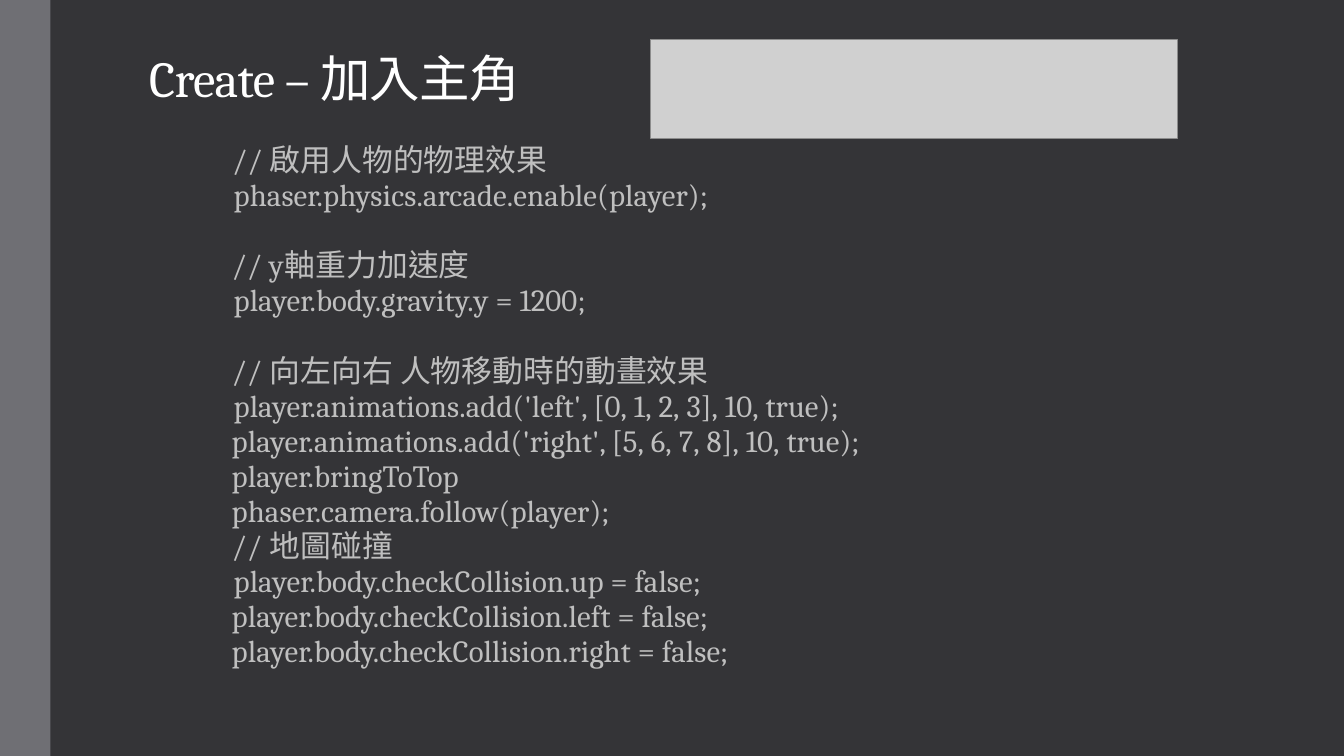
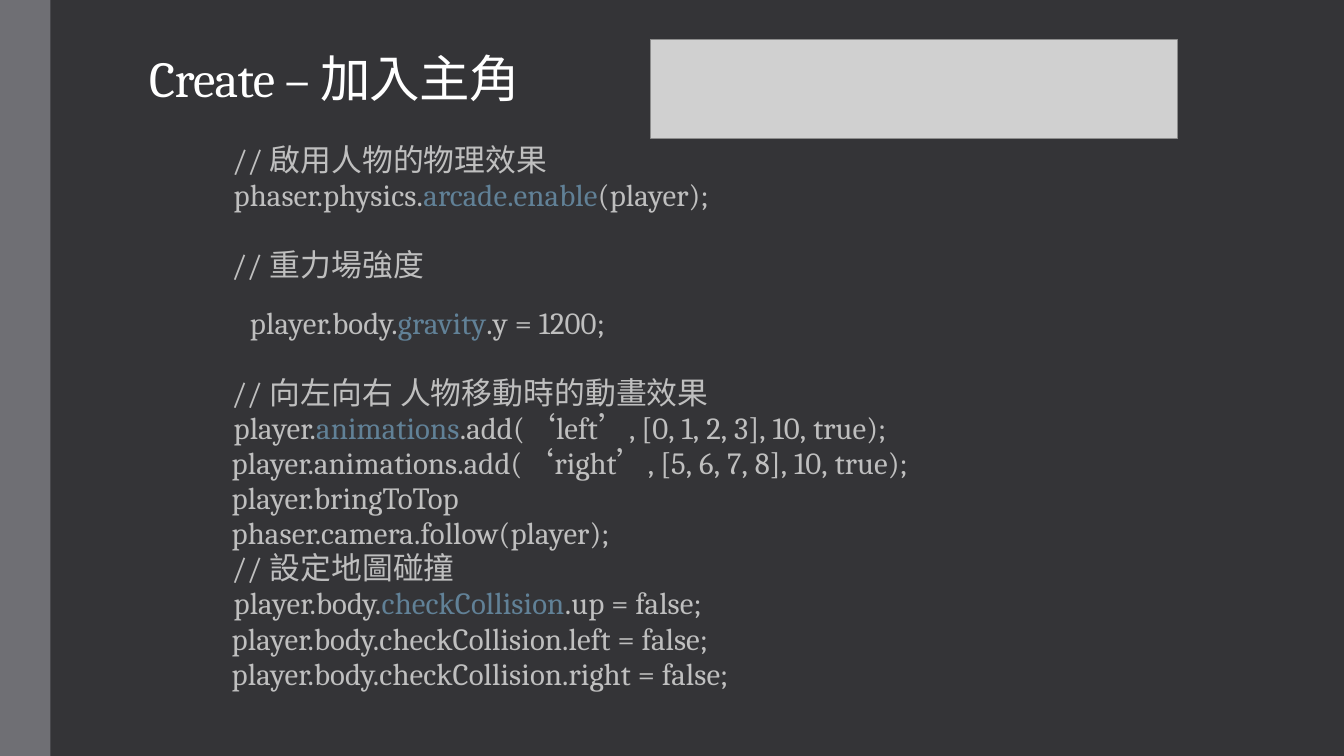
Before and after one commit to NCHUIT/104B_phaser_maple_game, a slide deck: slide 6 of maple_01.pptx. Drawn at 1344x756 pixels with LibreOffice and Linux fonts; fonts in the diff are those of the drawing; grey boxes stand for pictures. Boxes give left, top, right and bottom in pixels: in the first picture for what was removed or moved away, otherwise in the second. Text is boxed around its words. In the diff, an @@ line names an element or a change of style, - is before the commit and + after.

```diff
--- a/maple_01.pptx
+++ b/maple_01.pptx
@@ subtitle at (232, 145, 908, 692): text changed @@
-// 啟用人物的物理效果
-phaser.physics.arcade.enable(player);
-// y軸重力加速度
-player.body.gravity.y = 1200;
-// 向左向右 人物移動時的動畫效果
-player.animations.add('left', [0, 1, 2, 3], 10, true);
-player.animations.add('right', [5, 6, 7, 8], 10, true);
-player.bringToTop
-phaser.camera.follow(player);
-// 地圖碰撞
-player.body.checkCollision.up = false;
-player.body.checkCollision.left = false;
-player.body.checkCollision.right = false;
+// 啟用人物的物理效果
+phaser.physics.arcade.enable(player);
+// 重力場強度
+player.body.gravity.y = 1200;
+// 向左向右 人物移動時的動畫效果
+player.animations.add(‘left’, [0, 1, 2, 3], 10, true);
+player.animations.add(‘right’, [5, 6, 7, 8], 10, true);
+player.bringToTop
+phaser.camera.follow(player);
+// 設定地圖碰撞
+player.body.checkCollision.up = false;
+player.body.checkCollision.left = false;
+player.body.checkCollision.right = false;
```
Also in this commit, not shown: 11 other slides changed, 1 other file.
